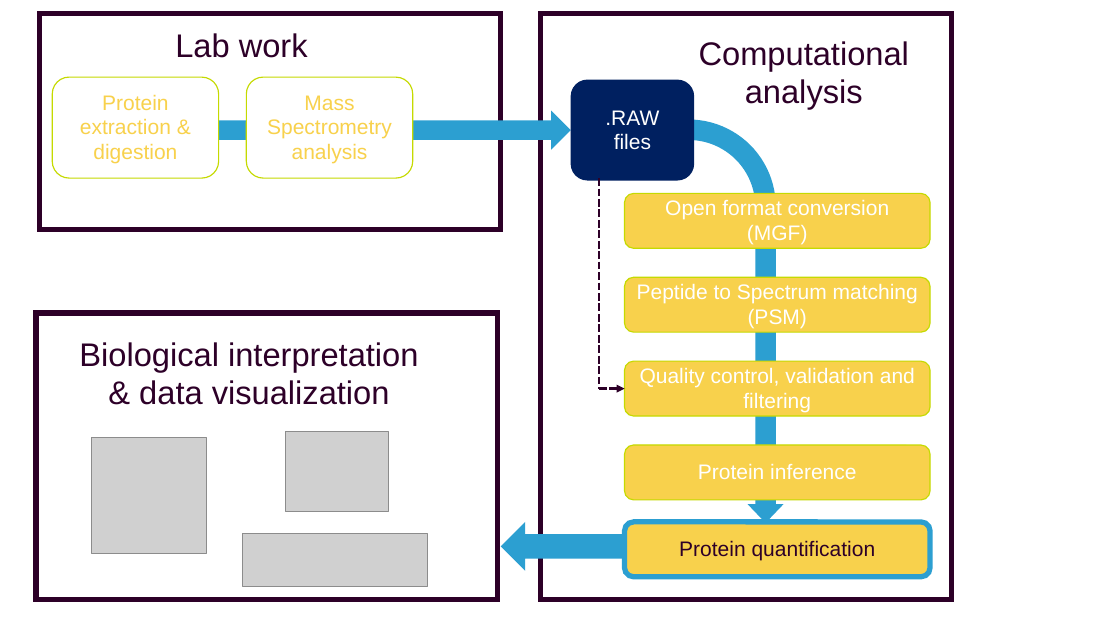
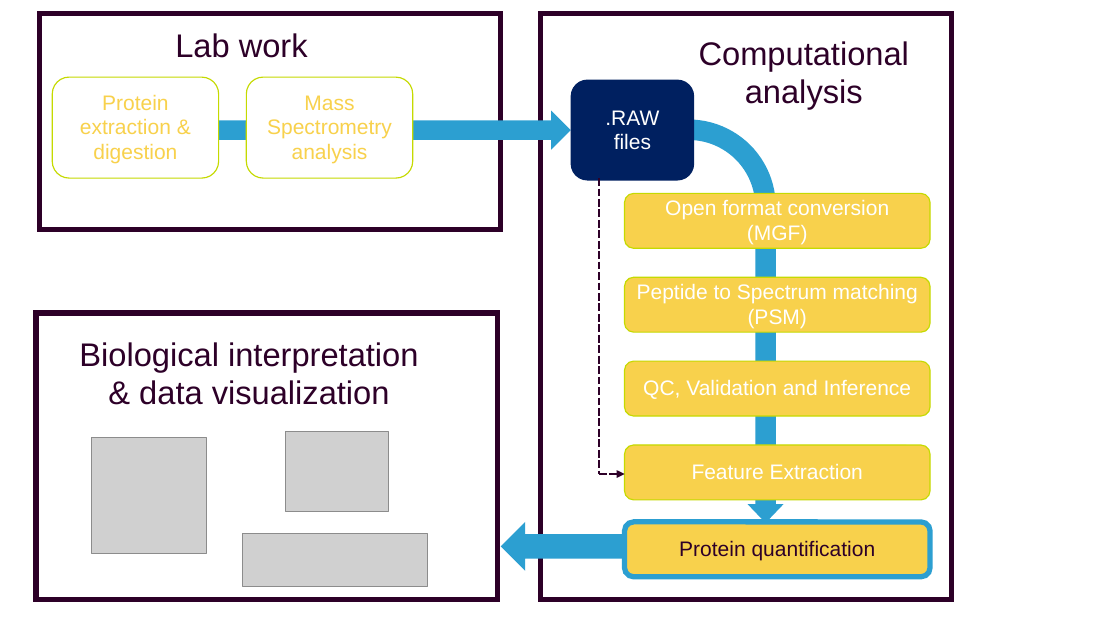
Before and after one commit to antortjim/Thesis-Report, a slide deck: slide 2 of figures/Presentation1.pptx. Drawn at 1120x630 pixels with LibreOffice and Linux fonts; fonts in the diff are those of the drawing; grey boxes stand for pictures; background and template pictures are left out. Boxes give left, top, right and bottom in pixels: in the first picture for what was removed or moved away, otherwise in the second. Text is boxed around its words. In the diff, an @@ line names an element or a change of style, - is before the commit and + after.

```diff
--- a/figures/Presentation1.pptx
+++ b/figures/Presentation1.pptx
@@ line moved from (599, 178) - (599, 389) to (599, 178) - (599, 474) @@
@@ text in rounded rectangle at bbox=[643, 380, 911, 399]: text changed @@
-Quality control, validation and filtering
+QC, Validation and Inference
@@ arrow moved from (599, 389) - (625, 389) to (599, 474) - (625, 474) @@
@@ text in rounded rectangle at bbox=[692, 464, 863, 479]: text changed @@
-Protein inference
+Feature Extraction
```
Also in this commit, not shown: 2 other slides changed, 17 other files.
